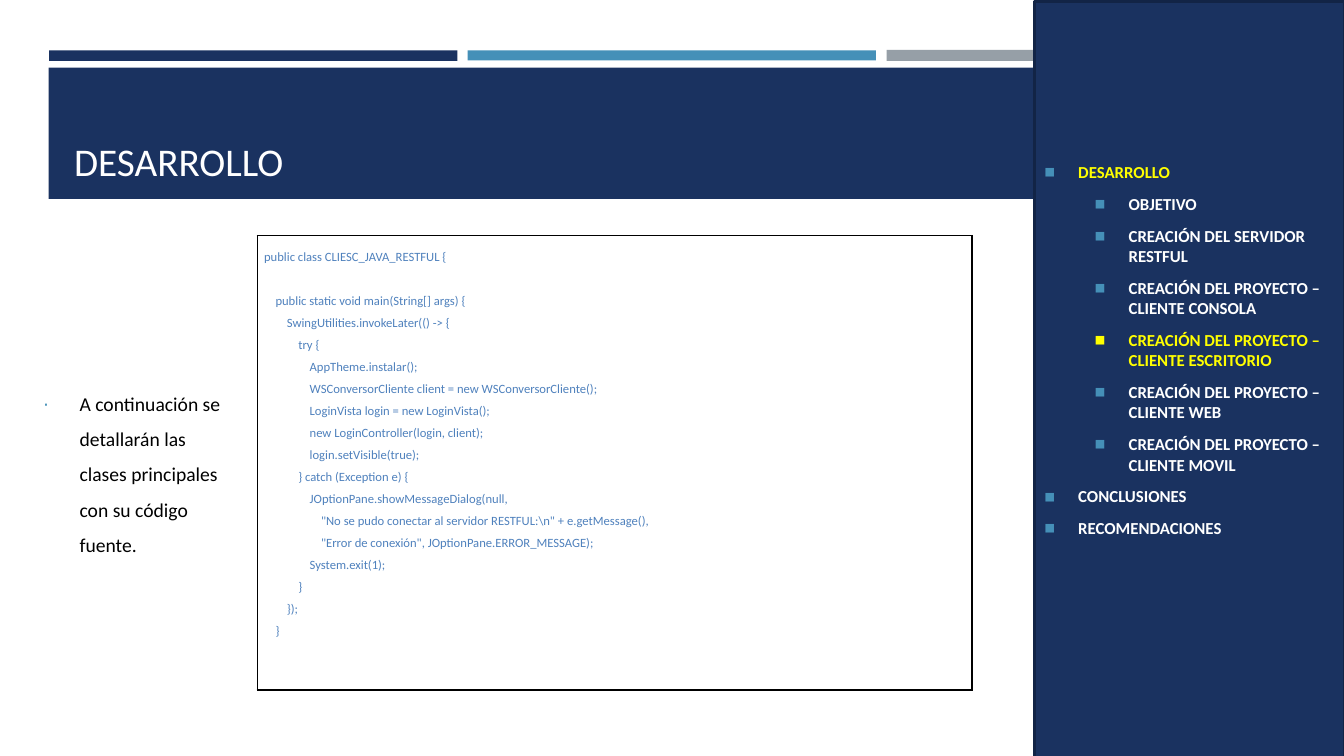
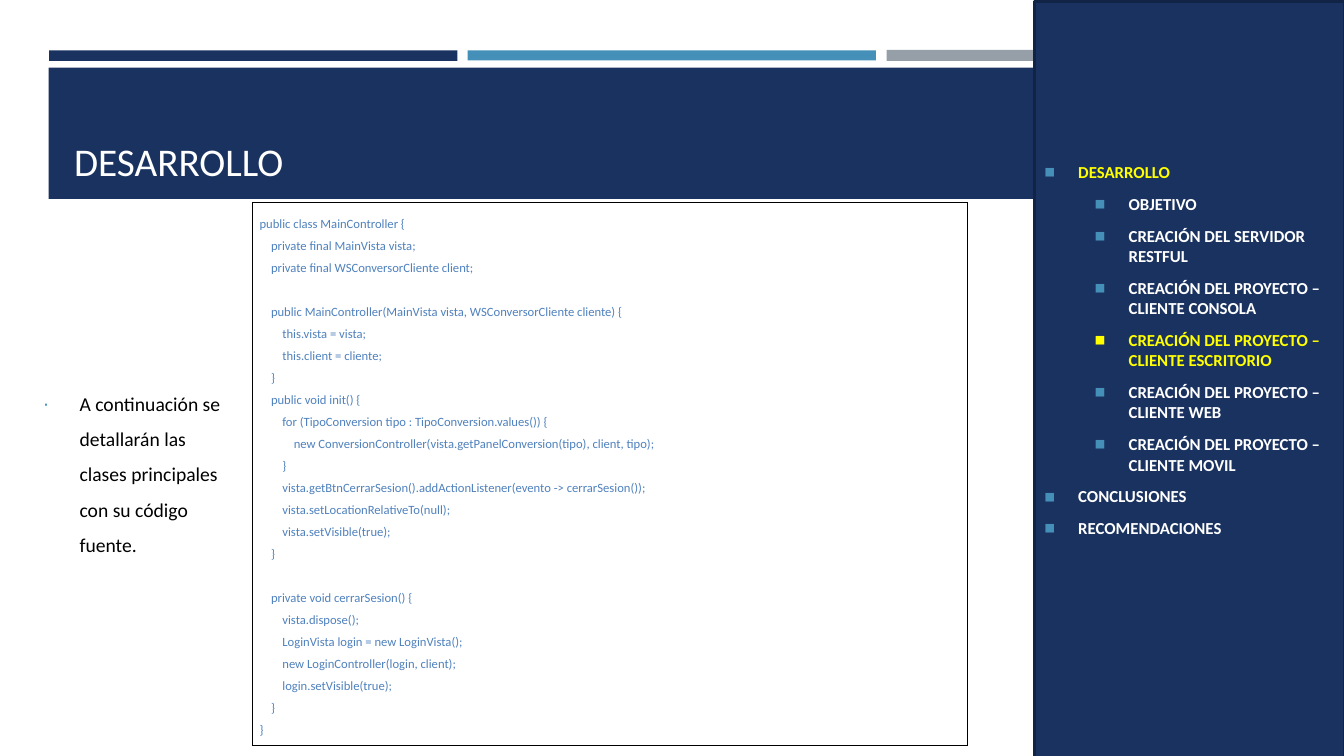
Before and after one commit to MateoMedranda/SoftwareArchitecture_Monster, a slide deck: slide 35 of TI.1.3. PAO202651_RESTFUL_JAVA_SINBDD_NRC36884_GR07/05. DOCUMENTACION/PRESENTACION TI.1.3. RESTFUL sin BDD en JAVA GR7.pptx. Drawn at 1344x756 pixels with LibreOffice and Linux fonts; fonts in the diff are those of the drawing. Boxes give left, top, right and bottom in pixels: in the first picture for what was removed or moved away, otherwise in the second. Text is boxed around its words. In the diff, an @@ line names an element or a change of style, - is before the commit and + after.

Commit message:
doc: presentación actualizada con cliente de escritorio

```diff
--- a/TI.1.3. PAO202651_RESTFUL_JAVA_SINBDD_NRC36884_GR07/05. DOCUMENTACION/PRESENTACION TI.1.3. RESTFUL sin BDD en JAVA GR7.pptx
+++ b/TI.1.3. PAO202651_RESTFUL_JAVA_SINBDD_NRC36884_GR07/05. DOCUMENTACION/PRESENTACION TI.1.3. RESTFUL sin BDD en JAVA GR7.pptx
@@ table at <box>253,203,968,737</box> @@
@@ row 1, column 1: "public class CLIESC_JAVA_RESTFUL { / public static void main(String[] args) { / SwingUtilities.invokeLater(() -> { / try { / AppTheme.instalar(); / WSConversorCliente client = new WSConversorCliente(); / LoginVista login = new LoginVista(); / new LoginController(login, client); / login.setVisible(true); / } catch (Exception e) { / JOptionPane.showMessageDialog(null, / "No se pudo conectar al servidor RESTFUL:\n" + e.getMessage(), / "Error de conexión", JOptionPane.ERROR_MESSAGE); / System.exit(1); / } / }); / }" to "public class MainController { / private final MainVista vista; / private final WSConversorCliente client; / public MainController(MainVista vista, WSConversorCliente cliente) { / this.vista = vista; / this.client = cliente; / } / public void init() { / for (TipoConversion tipo : TipoConversion.values()) { / new ConversionController(vista.getPanelConversion(tipo), client, tipo); / } / vista.getBtnCerrarSesion().addActionListener(evento -> cerrarSesion()); / vista.setLocationRelativeTo(null); / vista.setVisible(true); / } / private void cerrarSesion() { / vista.dispose(); / LoginVista login = new LoginVista(); / new LoginController(login, client); / login.setVisible(true); / } / }" @@
@@ table: place and size @@
-table at <box>257,236,972,684</box>
+table at <box>253,203,968,737</box>
```
Also in this commit, not shown: 3 other slides changed, 1 other file.
